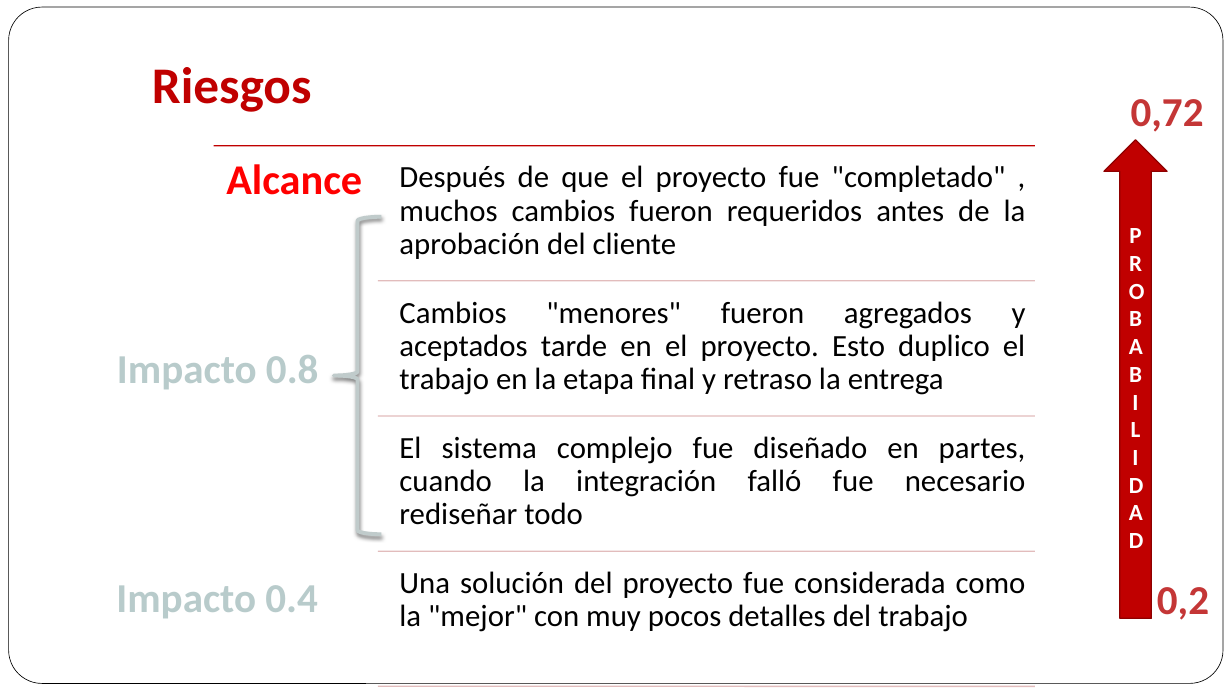
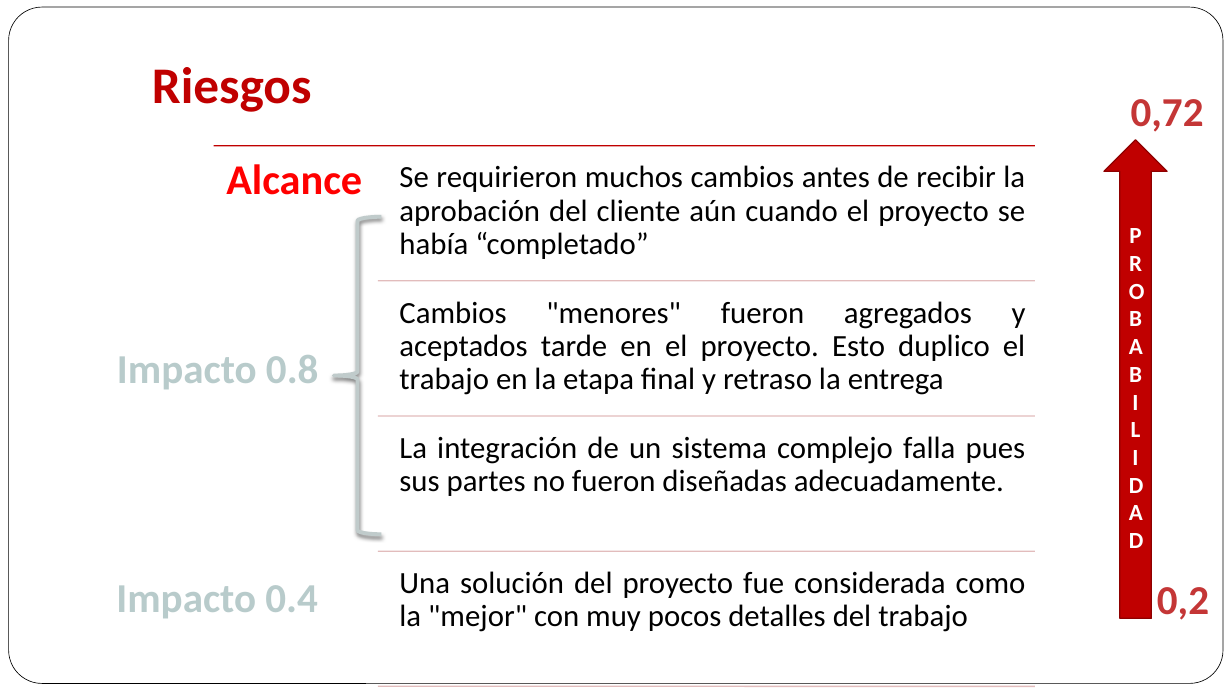
Before and after one commit to gaudisolutions/ecos, a slide deck: slide 24 of Proyecto I/Presentación/Arquitectura Objetivo MPLA.pptx (slide 22 before the commit). Drawn at 1232x693 pixels with LibreOffice and Linux fonts; fonts in the diff are those of the drawing. Boxes give left, top, right and bottom in pixels: in the first picture for what was removed or moved away, otherwise in the second. Text is boxed around its words. In the diff, an @@ line names an element or a change of style, - is before the commit and + after.

```diff
--- a/Proyecto I/Presentación/Arquitectura Objetivo MPLA.pptx
+++ b/Proyecto I/Presentación/Arquitectura Objetivo MPLA.pptx
@@ text at [399, 165, 1025, 259]: text changed @@
-Después de que el proyecto fue "completado" , muchos cambios fueron requeridos antes de la aprobación del cliente
+Se requirieron muchos cambios antes de recibir la aprobación del cliente aún cuando el proyecto se había “completado”
@@ text at [399, 436, 1026, 496]: text changed @@
-El sistema complejo fue diseñado en partes, cuando la integración falló fue necesario rediseñar todo
+La integración de un sistema complejo falla pues sus partes no fueron diseñadas adecuadamente.
```
Also in this commit, not shown: 7 other slides changed, 2 slides added, 2 other files.
